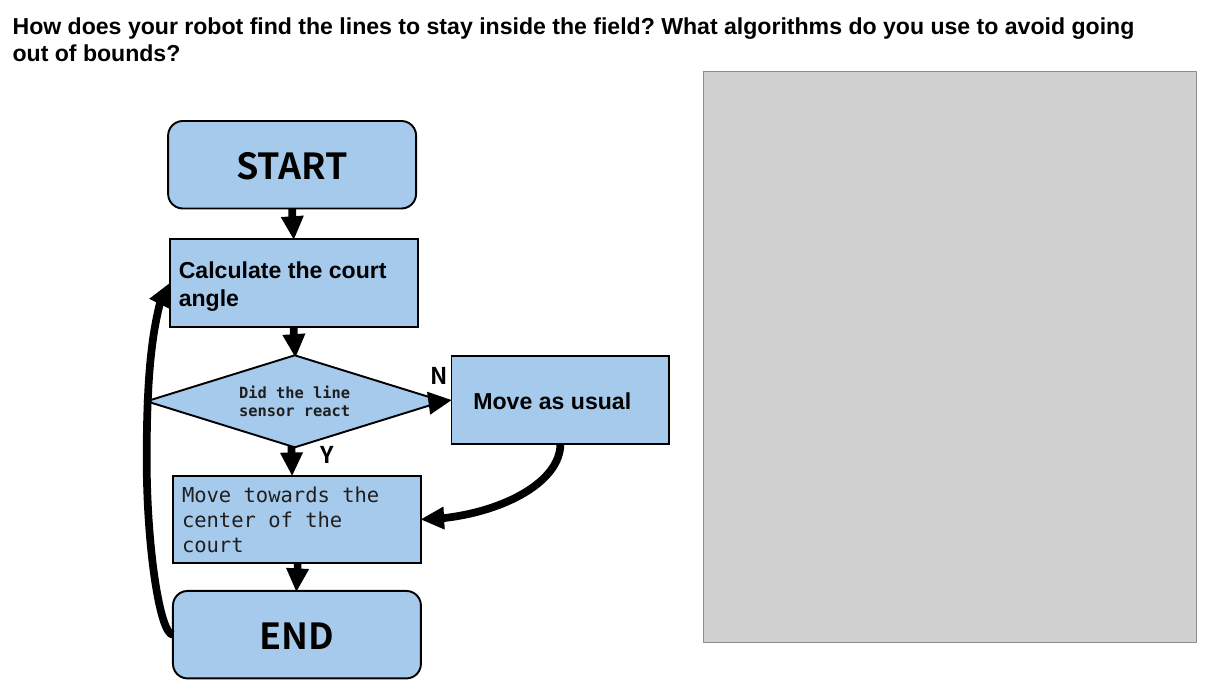
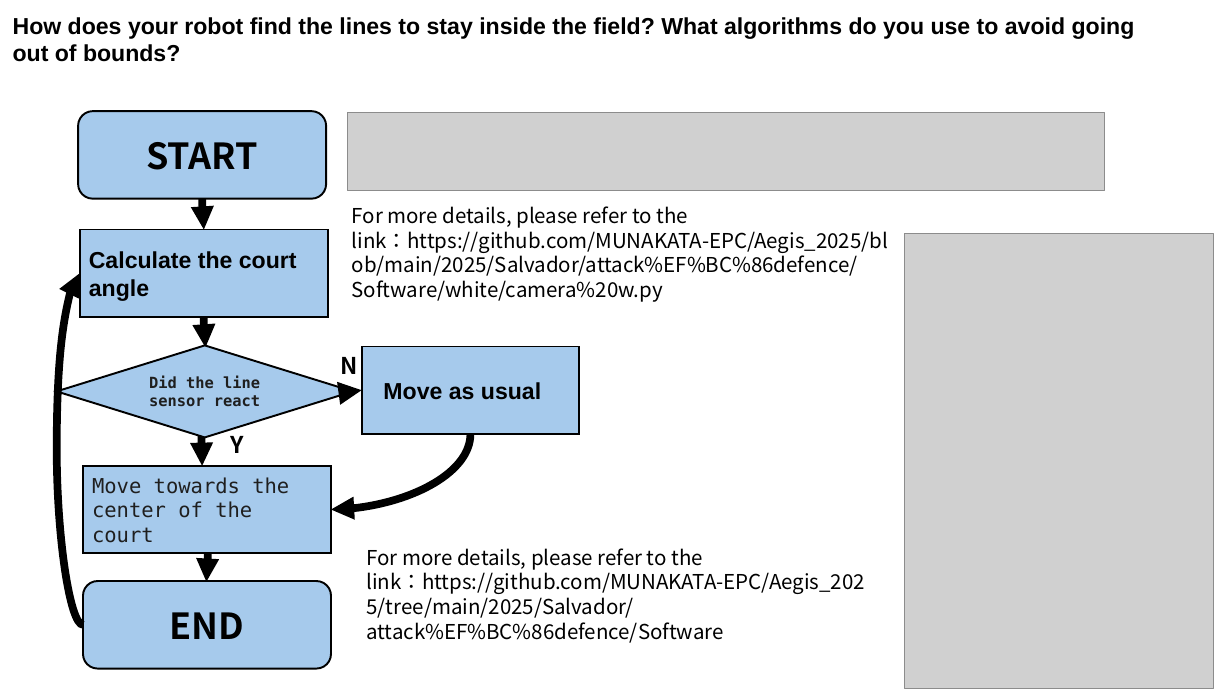
Before and after one commit to MUNAKATA-EPC/Aegis_2025, a slide deck: slide 4 of 2025/Salvador/TDP/About Software/flowchart.pptx. Drawn at 1232x693 pixels with LibreOffice and Linux fonts; fonts in the diff are those of the drawing; grey boxes stand for pictures. Boxes give left, top, right and bottom in pixels: in the first picture for what was removed or moved away, otherwise in the second. Text is boxed around its words. In the diff, an @@ line names an element or a change of style, - is before the commit and + after.

Commit message:
TDP link

```diff
--- a/2025/Salvador/TDP/About Software/flowchart.pptx
+++ b/2025/Salvador/TDP/About Software/flowchart.pptx
@@ picture removed at box(704, 72, 1197, 643) @@
@@ picture added at box(348, 113, 1105, 191) @@
@@ text added at box(352, 206, 888, 302), 16 pt, text #000000 @@
+For more details, please refer to the link：https://github.com/MUNAKATA-EPC/Aegis_2025/blob/main/2025/Salvador/attack%EF%BC%86defence/Software/white/camera%20w.py
@@ picture added at box(905, 234, 1214, 689) @@
@@ 7 curved arrows, 3 rectangles, 2 rounded rectangles, 2 texts, 1 diamond: place and size @@
-7 curved arrows, 3 rectangles, 2 rounded rectangles, 2 texts, 1 diamond at box(147, 121, 670, 679)
+7 curved arrows, 3 rectangles, 2 rounded rectangles, 2 texts, 1 diamond at box(56, 111, 579, 669)
@@ text added at box(366, 548, 865, 643), 16 pt, text #000000 @@
+For more details, please refer to the link：https://github.com/MUNAKATA-EPC/Aegis_2025/tree/main/2025/Salvador/attack%EF%BC%86defence/Software
```
Also in this commit, not shown: 5 other slides changed, 5 other files.
